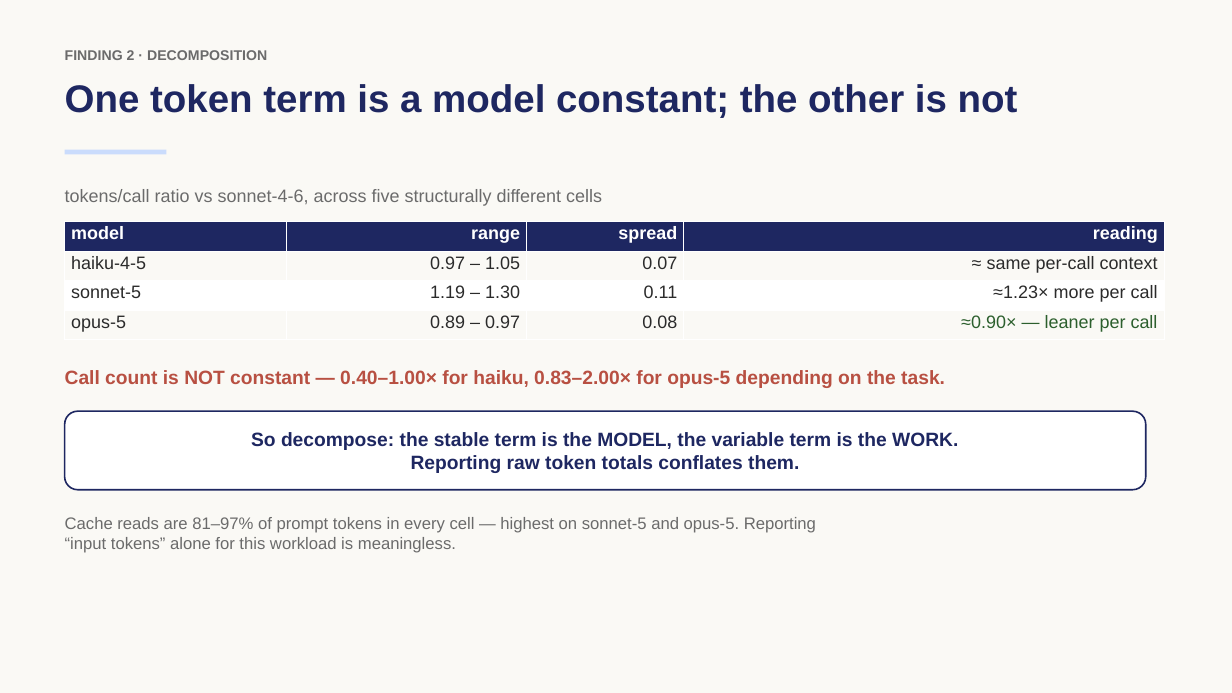
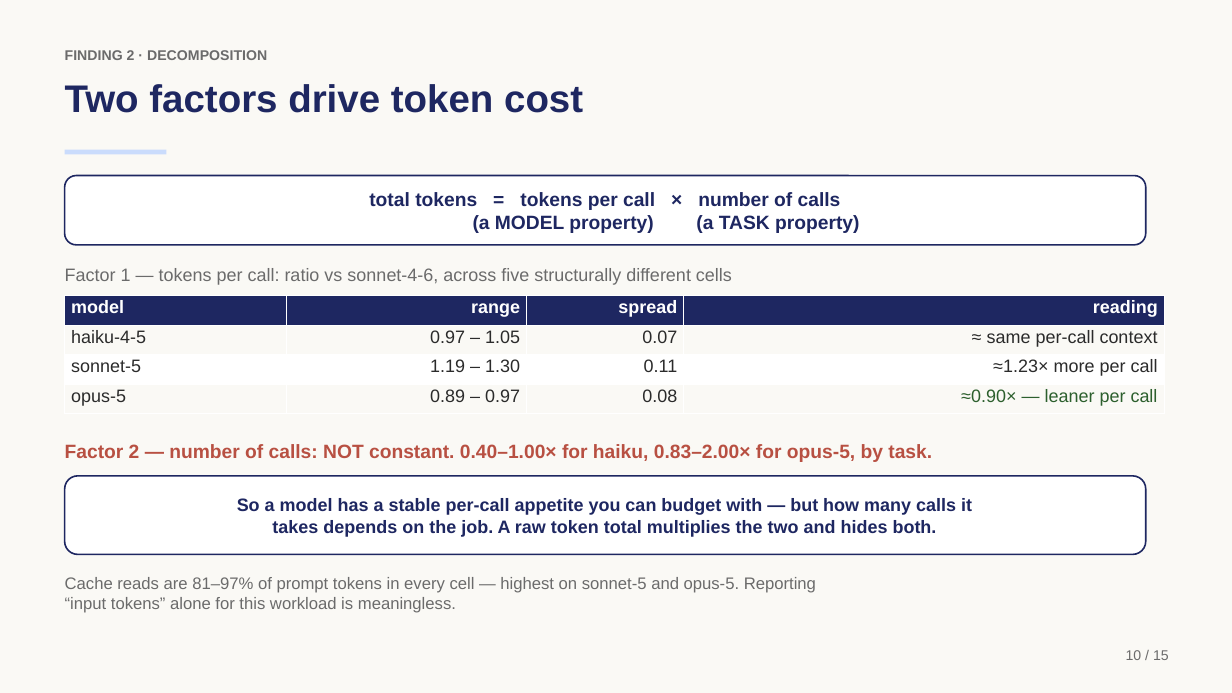
Before and after one commit to rossoctl/autobench-claudecode, a slide deck: slide 10 of results/autobench-claudecode-summary.pptx (slide 9 before the commit). Drawn at 1232x693 pixels with LibreOffice and Linux fonts; fonts in the diff are those of the drawing. Boxes give left, top, right and bottom in pixels: in the first picture for what was removed or moved away, otherwise in the second. Text is boxed around its words. In the diff, an @@ line names an element or a change of style, - is before the commit and + after.

```diff
--- a/results/autobench-claudecode-summary.pptx
+++ b/results/autobench-claudecode-summary.pptx
@@ text at (x1=65, y1=84, x2=583, y2=113): text changed @@
-One token term is a model constant; the other is not
+Two factors drive token cost
@@ rounded rectangle added at (x1=65, y1=176, x2=1146, y2=245), fill #FFFFFF, outline #1E2761 1.25 pt, 15 pt, text #1E2761, bold @@
+total tokens = tokens per call × number of calls
+(a MODEL property) (a TASK property)
@@ text at (x1=65, y1=268, x2=732, y2=285): text changed @@
-tokens/call ratio vs sonnet-4-6, across five structurally different cells
+Factor 1 — tokens per call: ratio vs sonnet-4-6, across five structurally different cells
@@ table moved from (x1=65, y1=222, x2=1165, y2=340) to (x1=65, y1=296, x2=1165, y2=414) @@
@@ rounded rectangle removed at (x1=65, y1=411, x2=1146, y2=490) @@
-So decompose: the stable term is the MODEL, the variable term is the WORK.
-Reporting raw token totals conflates them.
@@ text at (x1=65, y1=444, x2=932, y2=462): text changed @@
-Call count is NOT constant — 0.40–1.00× for haiku, 0.83–2.00× for opus-5 depending on the task.
+Factor 2 — number of calls: NOT constant. 0.40–1.00× for haiku, 0.83–2.00× for opus-5, by task.
@@ rounded rectangle added at (x1=65, y1=476, x2=1146, y2=555), fill #FFFFFF, outline #1E2761 1.25 pt, 14 pt, text #1E2761, bold @@
+So a model has a stable per-call appetite you can budget with — but how many calls it
+takes depends on the job. A raw token total multiplies the two and hides both.
@@ text "Cache reads are 81–97% of ..." moved from (x1=65, y1=517, x2=816, y2=553) to (x1=65, y1=577, x2=816, y2=613) @@
@@ text added at (x1=1126, y1=650, x2=1169, y2=660), 11 pt, text #6B6B6B @@
+10 / 15
```
Also in this commit, not shown: 13 other slides changed, 1 slide added, 2 other files.
